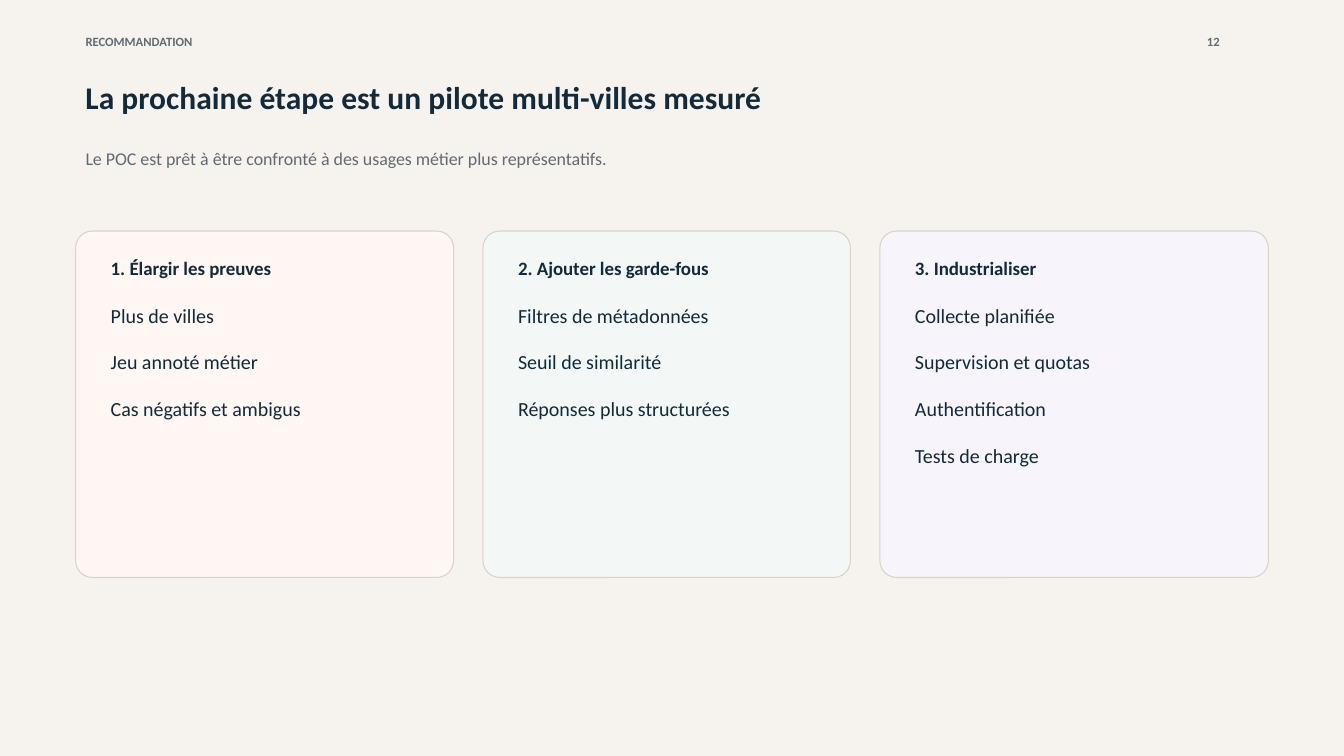
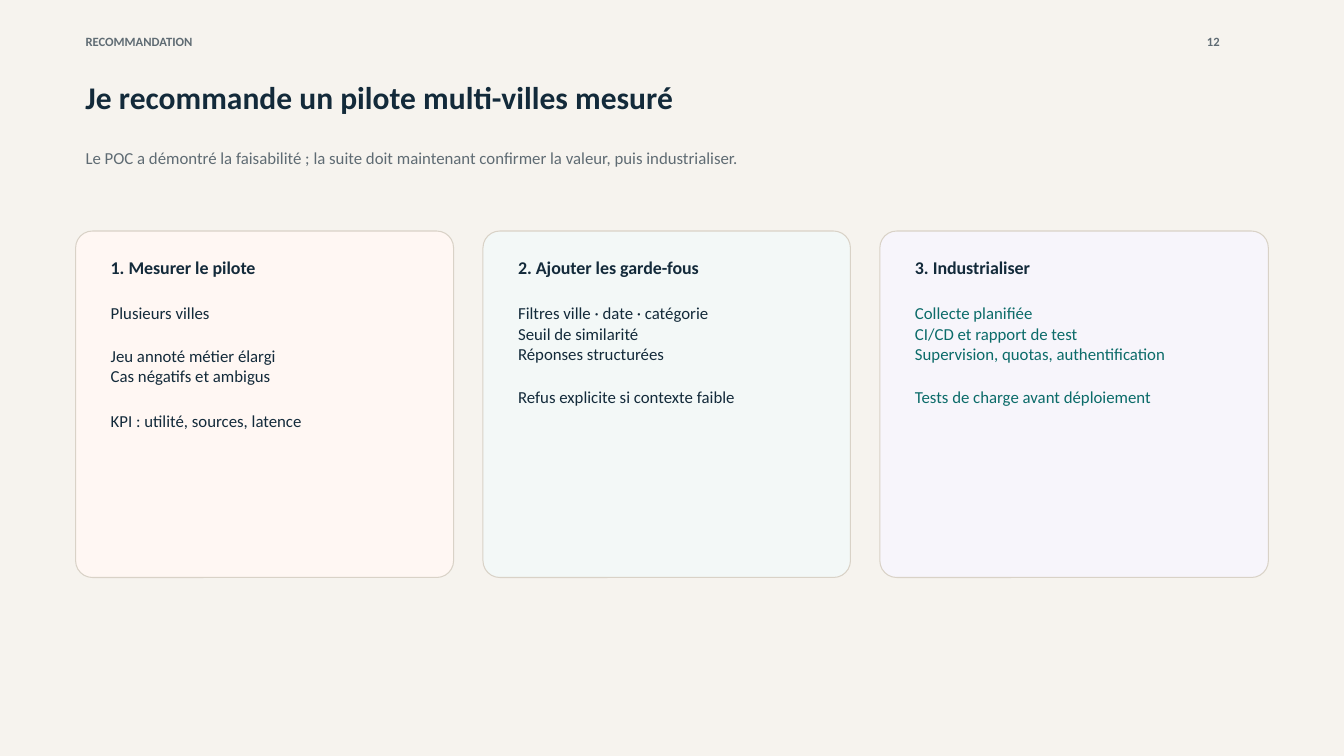
Before and after one commit to hgbe-GH/Projet7, a slide deck: slide 12 of outputs/openagenda-rag-soutenance.pptx. Drawn at 1344x756 pixels with LibreOffice and Linux fonts; fonts in the diff are those of the drawing. Boxes give left, top, right and bottom in pixels: in the first picture for what was removed or moved away, otherwise in the second. Text is boxed around its words. In the diff, an @@ line names an element or a change of style, - is before the commit and + after.

```diff
--- a/outputs/openagenda-rag-soutenance.pptx
+++ b/outputs/openagenda-rag-soutenance.pptx
@@ text at (85,87,673,114): text changed @@
-La prochaine étape est un pilote multi-villes mesuré
+Je recommande un pilote multi-villes mesuré
@@ text at (86,152,737,167): text changed; size 12.8 to 12 pt @@
-Le POC est prêt à être confronté à des usages métier plus représentatifs.
+Le POC a démontré la faisabilité ; la suite doit maintenant confirmer la valeur, puis industrialiser.
@@ text at (111,261,256,277): text changed; size 13.5 to 12.8 pt @@
-1. Élargir les preuves
+1. Mesurer le pilote
@@ text "2. Ajouter les garde-fous" at (518,261,699,277): size 13.5 to 12.8 pt @@
@@ text "3. Industrialiser" at (915,261,1030,274): size 13.5 to 12.8 pt @@
@@ text at (111,307,276,365): text changed; size 14.2 to 12 pt @@
-Plus de villes
-Jeu annoté métier
+Plusieurs villes
+Jeu annoté métier élargi
@@ text at (518,307,708,322): text changed; size 14.2 to 12 pt @@
-Filtres de métadonnées
+Filtres ville · date · catégorie
@@ text at (518,328,638,340): size 14.2 to 12 pt in "Seuil de similarité" @@
@@ text at (915,328,1165,406): text changed; size 14.2 to 12 pt; text colour #132A3A to #0B6B69 @@
-Supervision et quotas
-Authentification
-Tests de charge
+CI/CD et rapport de test
+Supervision, quotas, authentification
+Tests de charge avant déploiement
@@ text at (915,307,1032,322): size 14.2 to 12 pt, text colour #132A3A to #0B6B69 in "Collecte planifiée" @@
@@ text at (518,348,735,406): text changed; size 14.2 to 12 pt @@
-Réponses plus structurées
+Réponses structurées
+Refus explicite si contexte faible
@@ text at (111,370,270,385): size 14.2 to 12 pt in "Cas négatifs et ambigus" @@
@@ text at (111,415,302,429): paragraph added @@
+KPI : utilité, sources, latence
```
Also in this commit, not shown: 11 other slides changed, 2 other files.
